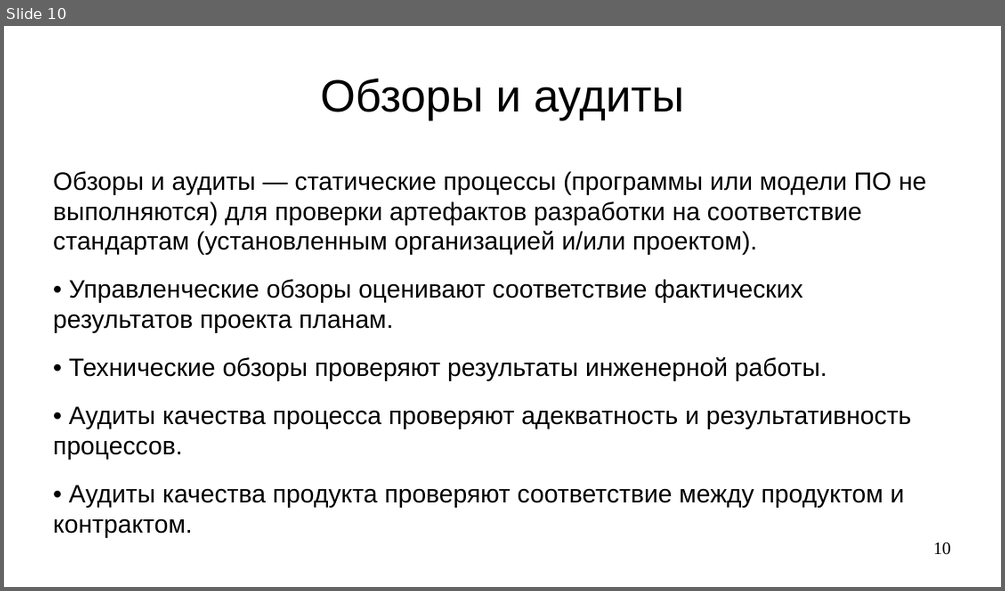
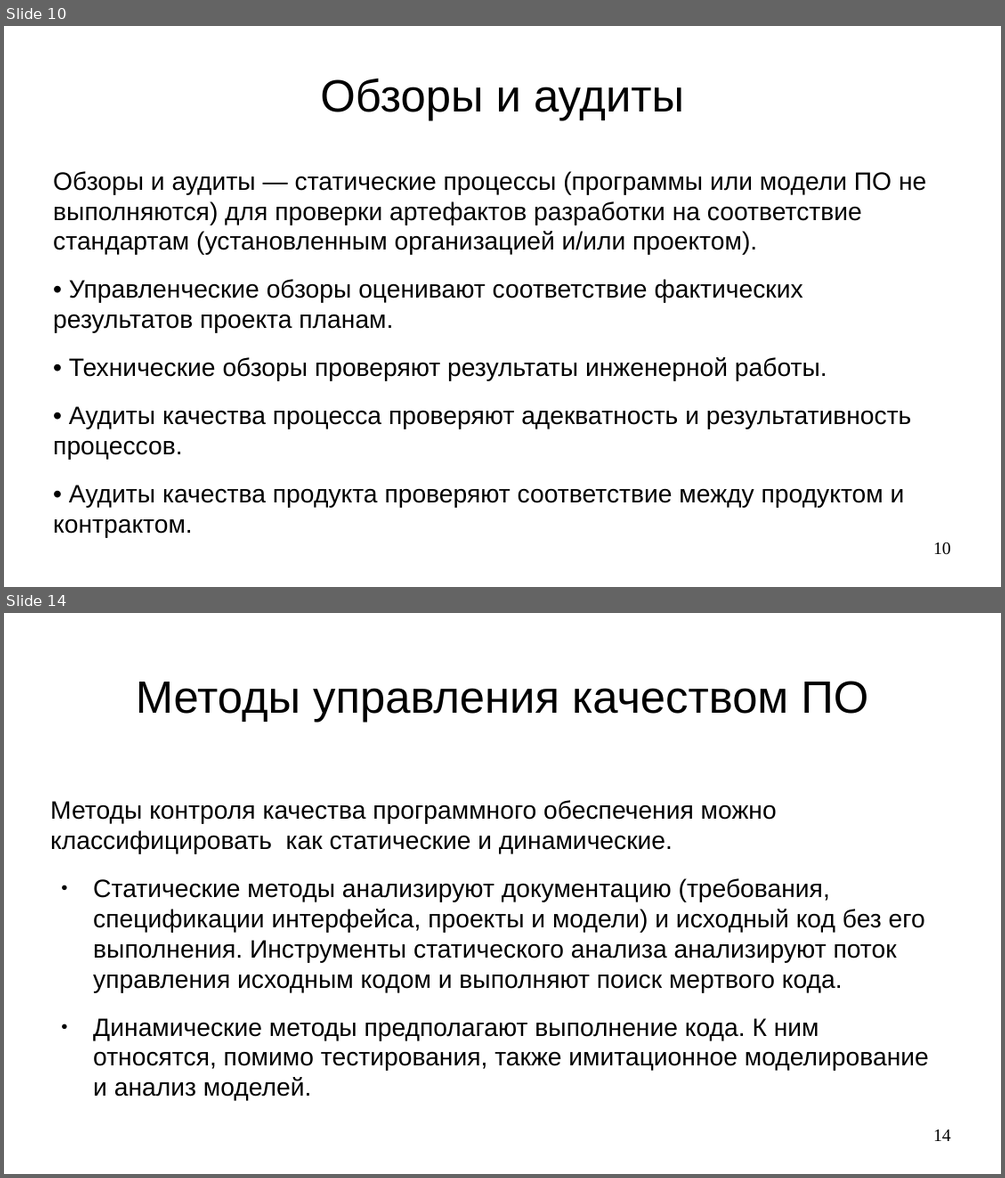
Before and after one commit to steelcraft/stud-lab, a slide deck: Лекции/CASWE01#L5.odp. Shown one above the other, each under a label of ours: slide 10 before the commit, slides 10 and 14 after it; the slides between them are not shown. The pictures are 1005x591 and 1005x1178 pixels, drawn with LibreOffice and Linux fonts; fonts in the diff are those of the drawing. Boxes give left, top, right and bottom in pixels: in the first picture for what was removed or moved away, otherwise in the second. Text is boxed around its words. In the diff, an @@ line names an element or a change of style, - is before the commit and + after.

```diff
--- a/Лекции/CASWE01#L5.odp
+++ b/Лекции/CASWE01#L5.odp
@@ slide 14 added at (4, 613, 1001, 1174), background #FFFFFF @@
@@ title added at (136, 681, 868, 722), 36 pt, text #000000 @@
+Методы управления качеством ПО
@@ text added at (50, 800, 929, 1101), 20 pt, text #000000 @@
+Методы контроля качества программного обеспечения можно классифицировать как статические и динамические.
+● Статические методы анализируют документацию (требования, спецификации интерфейса, проекты и модели) и исходный код без его выполнения. Инструменты статического анализа анализируют поток управления исходным кодом и выполняют поиск мертвого кода.
+● Динамические методы предполагают выполнение кода. К ним относятся, помимо тестирования, также имитационное моделирование и анализ моделей.
@@ page number added at (933, 1129, 951, 1141), 14 pt, text #000000 @@
+14
```
Also in this commit, not shown: 4 other slides added.
